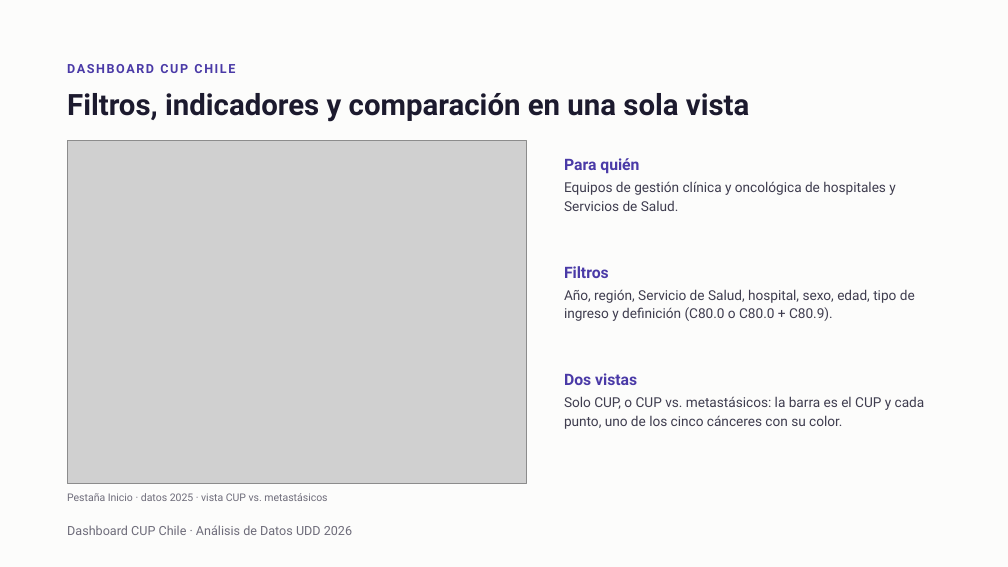
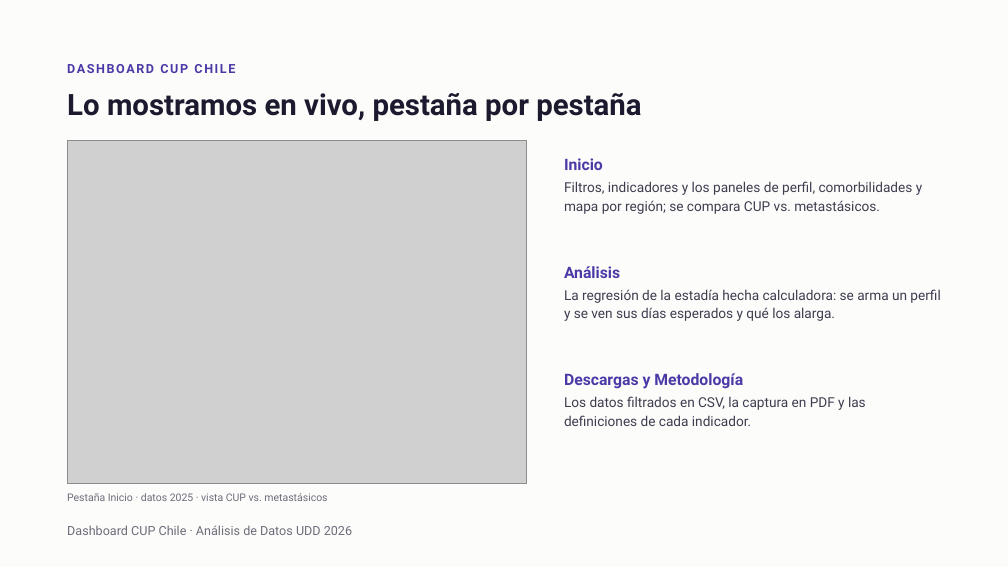
Before and after one commit to mvxizzz/proyecto-analisis-datos, a slide deck: slide 13 of presentacion/Dashboard CUP Chile - Avance 2.pptx. Drawn at 1008x567 pixels with LibreOffice and Linux fonts; fonts in the diff are those of the drawing; grey boxes stand for pictures. Boxes give left, top, right and bottom in pixels: in the first picture for what was removed or moved away, otherwise in the second. Text is boxed around its words. In the diff, an @@ line names an element or a change of style, - is before the commit and + after.

Commit message:
Una sola diapositiva para la demostración del dashboard
- El dashboard pasa de tres diapositivas a una (la 13); la presentación queda en 17
- Guion con el recorrido panel por panel para la demo en vivo y diapositivas renumeradas

```diff
--- a/presentacion/Dashboard CUP Chile - Avance 2.pptx
+++ b/presentacion/Dashboard CUP Chile - Avance 2.pptx
@@ title at (x1=67, y1=93, x2=641, y2=121): text changed @@
-Filtros, indicadores y comparación en una sola vista
+Lo mostramos en vivo, pestaña por pestaña
@@ text at (x1=564, y1=158, x2=922, y2=214): text changed @@
-Para quién
-Equipos de gestión clínica y oncológica de hospitales y Servicios de Salud.
+Inicio
+Filtros, indicadores y los paneles de perfil, comorbilidades y mapa por región; se compara CUP vs. metastásicos.
@@ text at (x1=564, y1=266, x2=940, y2=321): text changed @@
-Filtros
-Año, región, Servicio de Salud, hospital, sexo, edad, tipo de ingreso y definición (C80.0 o C80.0 + C80.9).
+Análisis
+La regresión de la estadía hecha calculadora: se arma un perfil y se ven sus días esperados y qué los alarga.
@@ text at (x1=564, y1=373, x2=866, y2=426): text changed @@
-Dos vistas
-Solo CUP, o CUP vs. metastásicos: la barra es el CUP y cada punto, uno de los cinco cánceres con su color.
+Descargas y Metodología
+Los datos filtrados en CSV, la captura en PDF y las definiciones de cada indicador.
```
Also in this commit, not shown: 2 slides removed, 2 other files.
